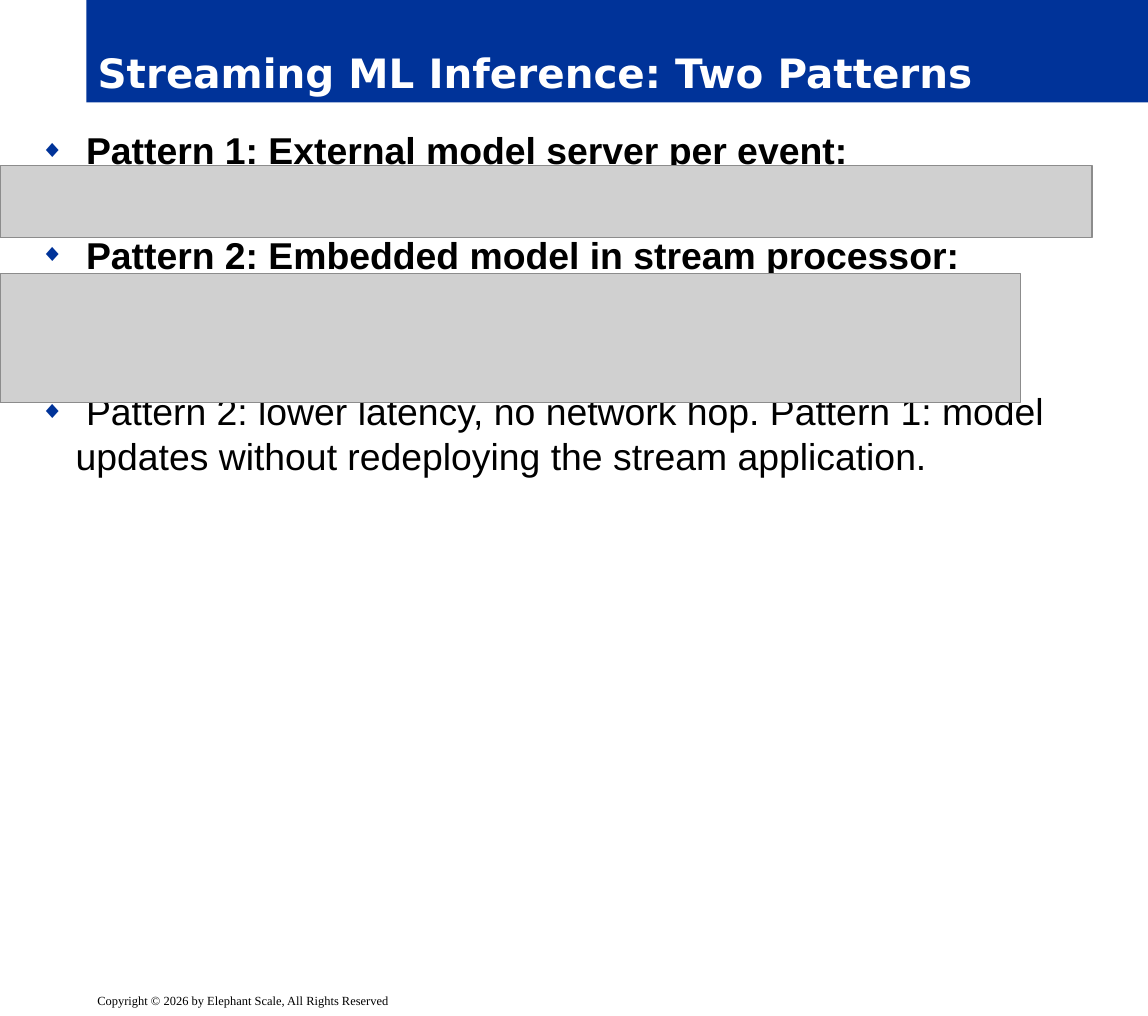
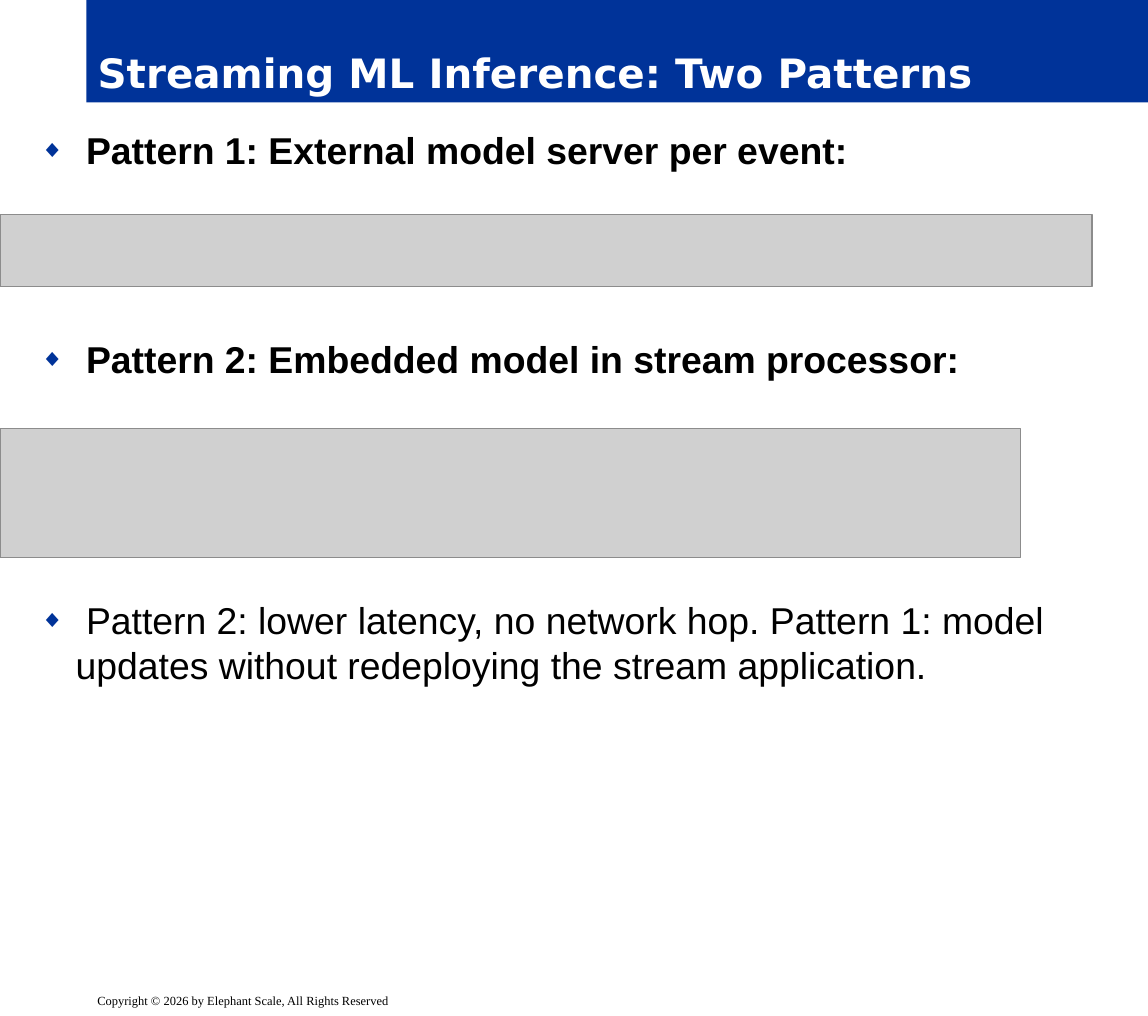
Before and after one commit to elephantscale/Advanced-Kafka-Streaming, a slide deck: slide 10 of slides/release/06__module6.pptx. Drawn at 1148x1016 pixels with LibreOffice and Linux fonts; fonts in the diff are those of the drawing; grey boxes stand for pictures; background and template pictures are left out. Boxes give left, top, right and bottom in pixels: in the first picture for what was removed or moved away, otherwise in the second. Text is boxed around its words. In the diff, an @@ line names an element or a change of style, - is before the commit and + after.

```diff
--- a/slides/release/06__module6.pptx
+++ b/slides/release/06__module6.pptx
@@ text "Pattern 1: External model server ..." rewrapped from <box>76,135,1044,478</box> to <box>76,137,1044,687</box> @@
@@ picture: place and size @@
-picture at <box>0,166,1092,237</box>
+picture at <box>0,215,1092,287</box>
@@ picture: place and size @@
-picture at <box>0,273,1020,402</box>
+picture at <box>0,429,1020,558</box>
```
Also in this commit, not shown: 12 other slides changed, 3 slides added.
